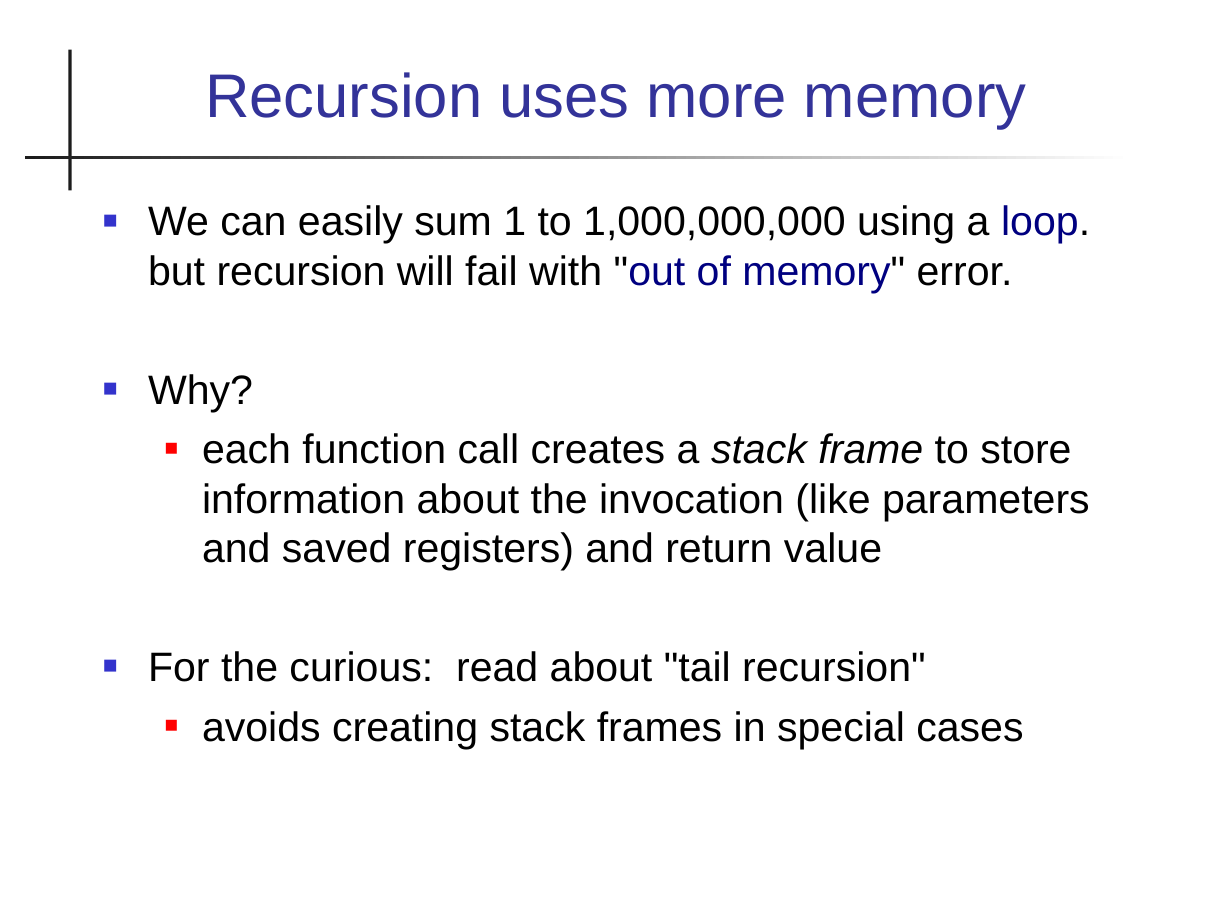
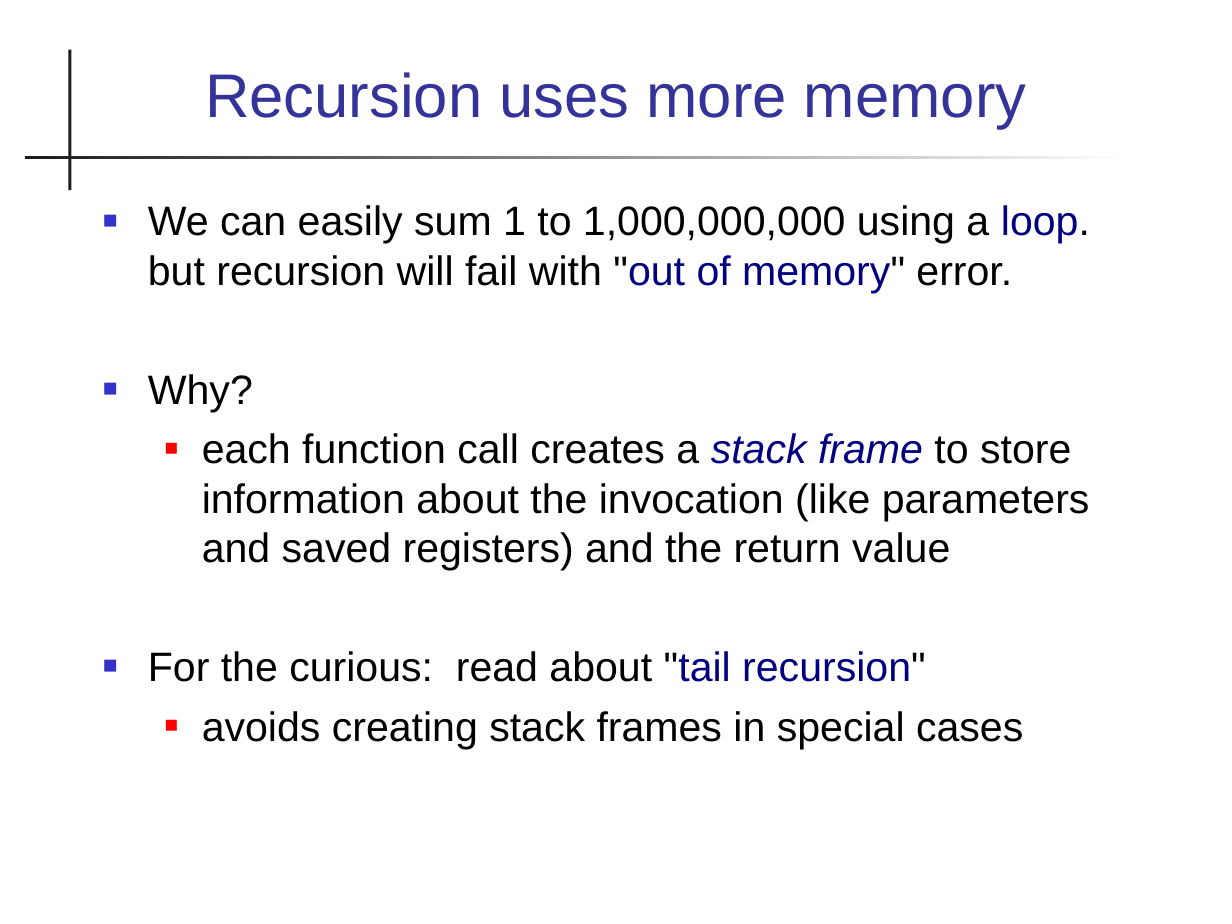
Before and after one commit to skeoop/skeoop.github.io, a slide deck: slide 15 of week8/Recursion.ppt. Drawn at 1232x924 pixels with LibreOffice and Linux fonts; fonts in the diff are those of the drawing. Boxes give left, top, right and bottom in pixels: in the first picture for what was removed or moved away, otherwise in the second. Text is boxed around its words. In the diff, an @@ line names an element or a change of style, - is before the commit and + after.

Commit message:
update recursion slides

```diff
--- a/week8/Recursion.ppt
+++ b/week8/Recursion.ppt
@@ text at (148,205,1090,749): text colour #000000 to #000080 in ""tail recursion""; indent changed @@
@@ text at (202,433,1090,570): text changed @@
-  ■ each function call creates a stack frame to store information about the invocation (like parameters and saved registers) and return value
+  ■ each function call creates a stack frame to store information about the invocation (like parameters and saved registers) and the return value
```
Also in this commit, not shown: 22 other slides changed, 1 slide added, 4 other files.
